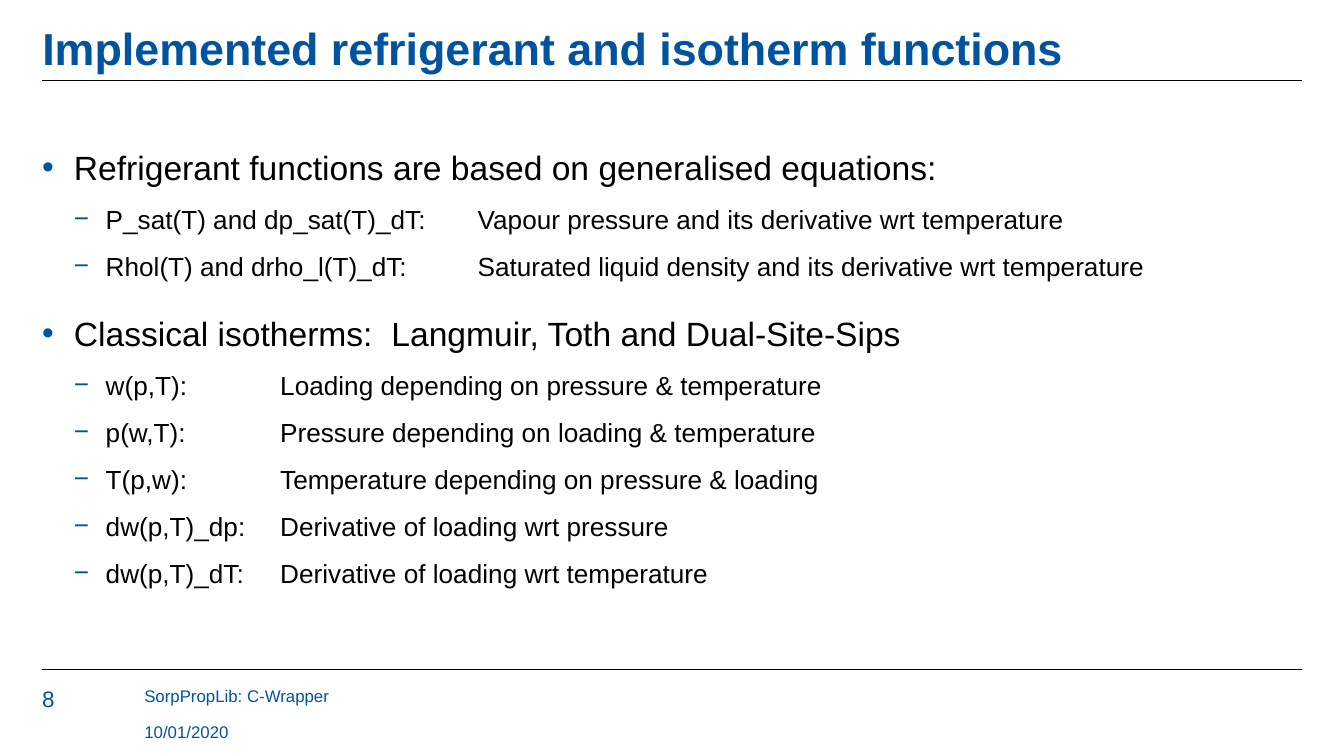
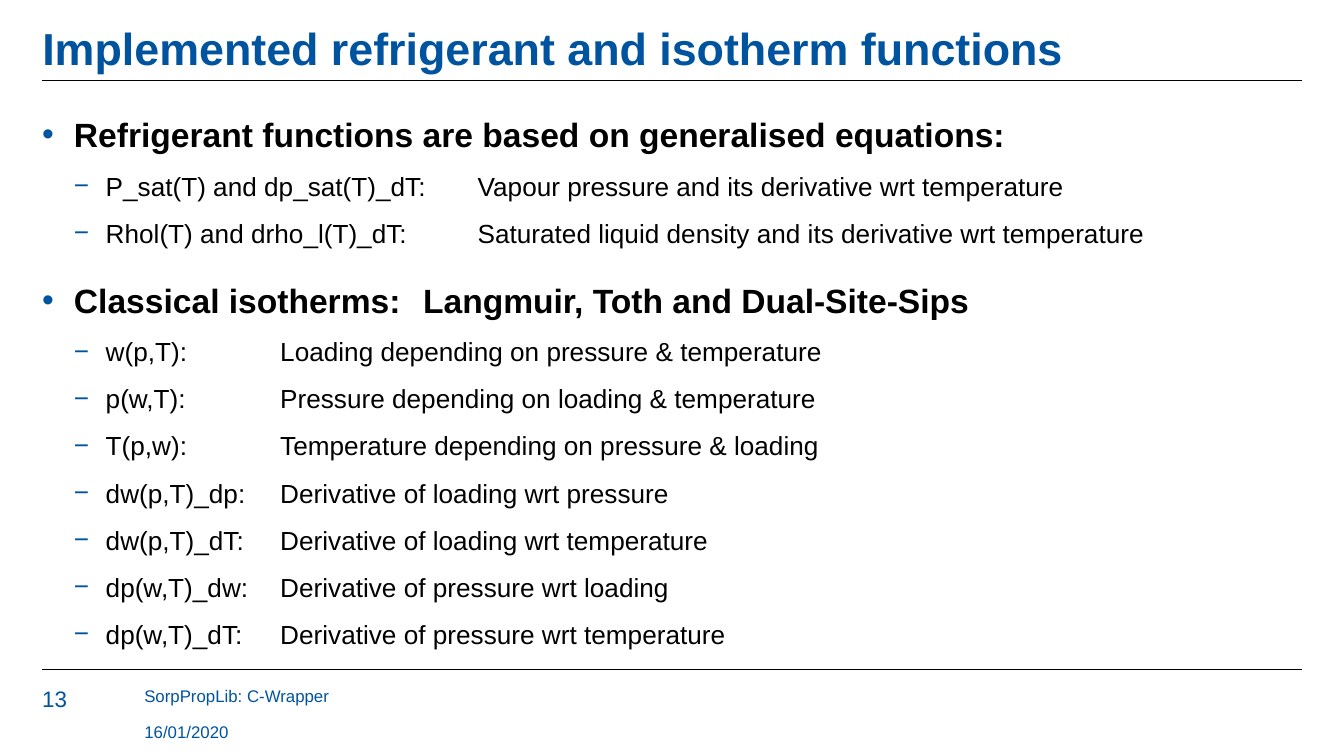
Before and after one commit to carlesRT/sorpproplib_JSON, a slide deck: slide 13 of c_wrapper/SorpPropLib_CWrapper.pptx (slide 8 before the commit). Drawn at 1344x756 pixels with LibreOffice and Linux fonts; fonts in the diff are those of the drawing; background and template pictures are left out. Boxes give left, top, right and bottom in pixels: in the first picture for what was removed or moved away, otherwise in the second. Text is boxed around its words. In the diff, an @@ line names an element or a change of style, - is before the commit and + after.

```diff
--- a/c_wrapper/SorpPropLib_CWrapper.pptx
+++ b/c_wrapper/SorpPropLib_CWrapper.pptx
@@ text "Refrigerant functions are based on ...": place and size @@
-text "Refrigerant functions are based on ..." at (74, 155, 1144, 589)
+text "Refrigerant functions are based on ..." at (74, 122, 1144, 649)
@@ text at (74, 122, 1144, 555): bold on in "Refrigerant functions are based on generalised equations:", "Classical isotherms: Langmuir, Toth and Dual-Site-Sips"; bullet colour #00539E to #00549F @@
@@ text at (106, 578, 725, 649): paragraphs added @@
+  − dp(w,T)_dw: Derivative of pressure wrt loading
+  − dp(w,T)_dT: Derivative of pressure wrt temperature
@@ page number at (42, 691, 67, 708): text changed @@
-8
+13
@@ text at (144, 725, 228, 739): text changed @@
-10/01/2020
+16/01/2020
```
Also in this commit, not shown: 6 other slides changed, 7 slides added, 7 slides removed.
